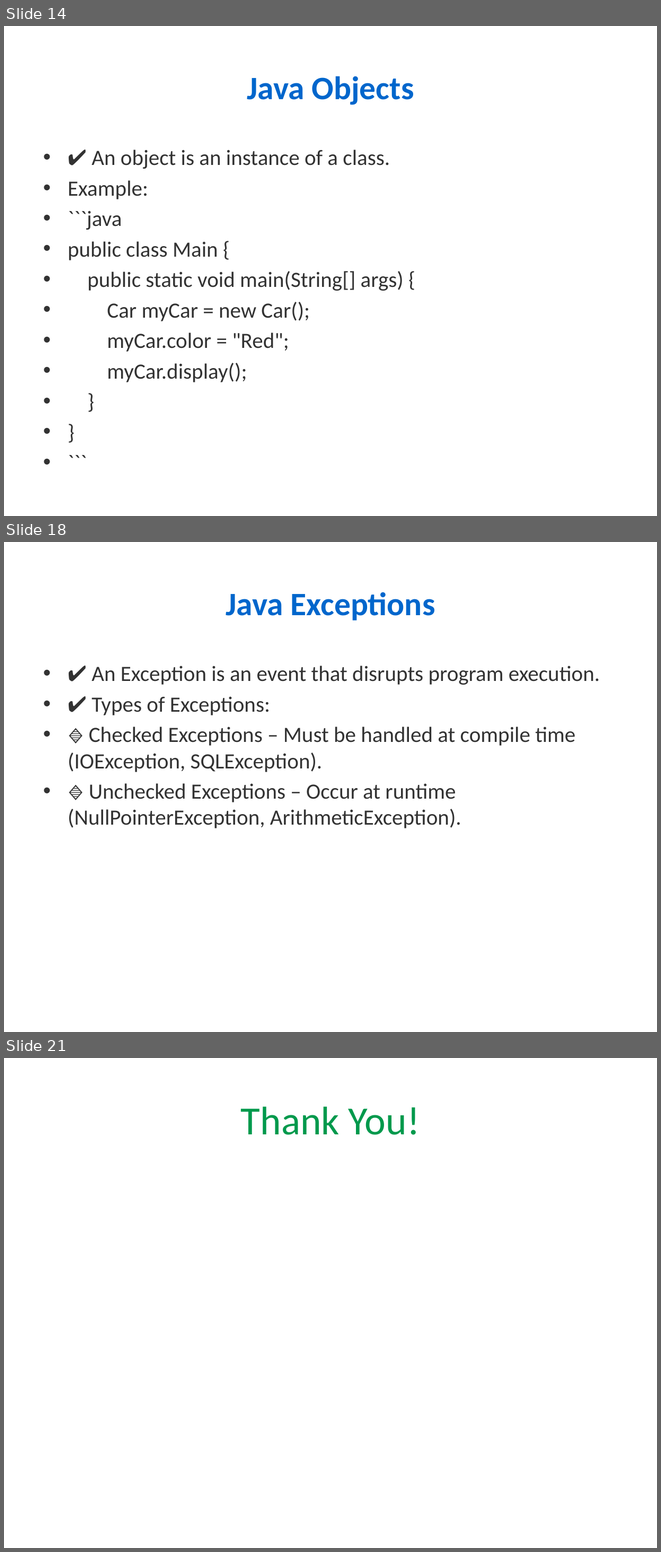
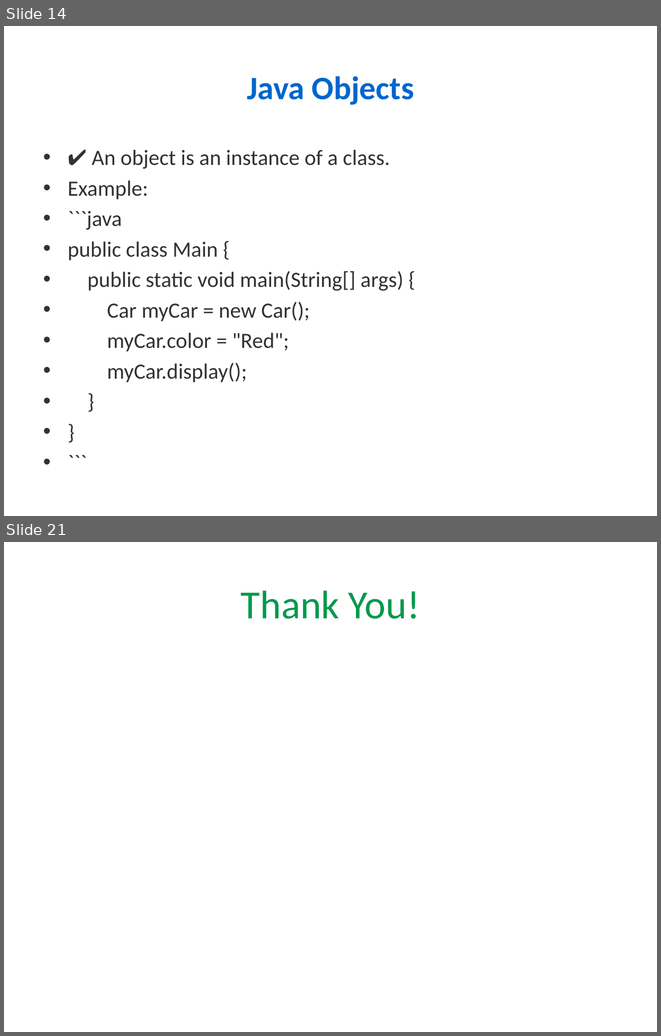
Before and after one commit to maheshawin/LearningContent, a slide deck: Java_Training_Full_Detailed.pptx. Shown one above the other, each under a label of ours: slides 14, 18 and 21 before the commit, slides 14 and 21 after it; the slides between them are not shown. The pictures are 661x1552 and 661x1036 pixels, drawn with LibreOffice and Linux fonts; fonts in the diff are those of the drawing. Boxes give left, top, right and bottom in pixels: in the first picture for what was removed or moved away, otherwise in the second. Text is boxed around its words. In the diff, an @@ line names an element or a change of style, - is before the commit and + after.

```diff
--- a/Java_Training_Full_Detailed.pptx
+++ b/Java_Training_Full_Detailed.pptx
@@ slide 18 removed at [4,542,657,1032], background #FFFFFF @@
@@ title removed at [226,592,435,620] @@
-Java Exceptions
@@ text removed at [68,665,600,828] @@
-• ✔ An Exception is an event that disrupts program execution.
-• ✔ Types of Exceptions:
-• 🔹 Checked Exceptions – Must be handled at compile time (IOException, SQLException).
-• 🔹 Unchecked Exceptions – Occur at runtime (NullPointerException, ArithmeticException).
```
Also in this commit, not shown: 6 slides changed, 5 other slides removed.
